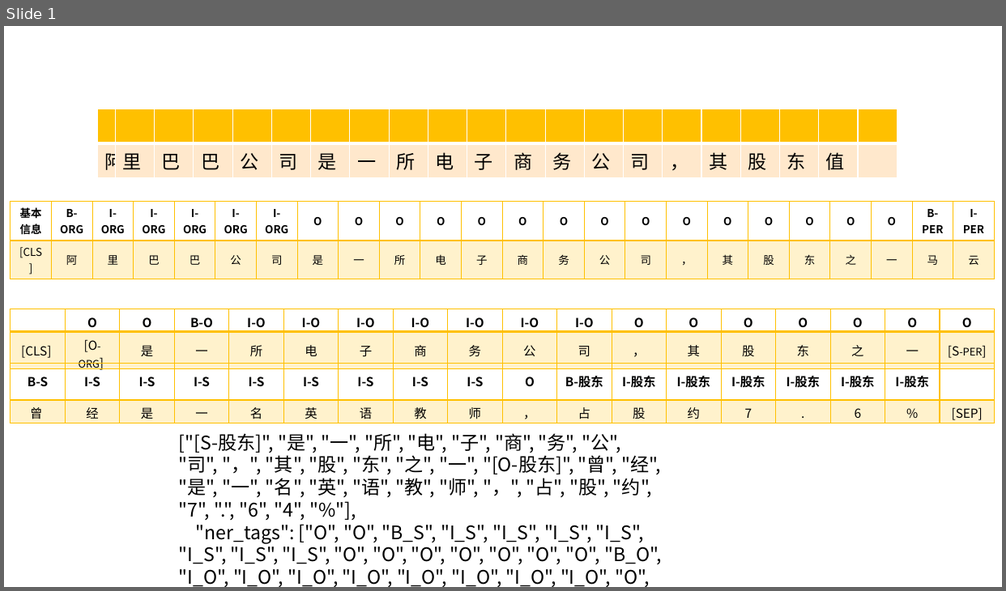
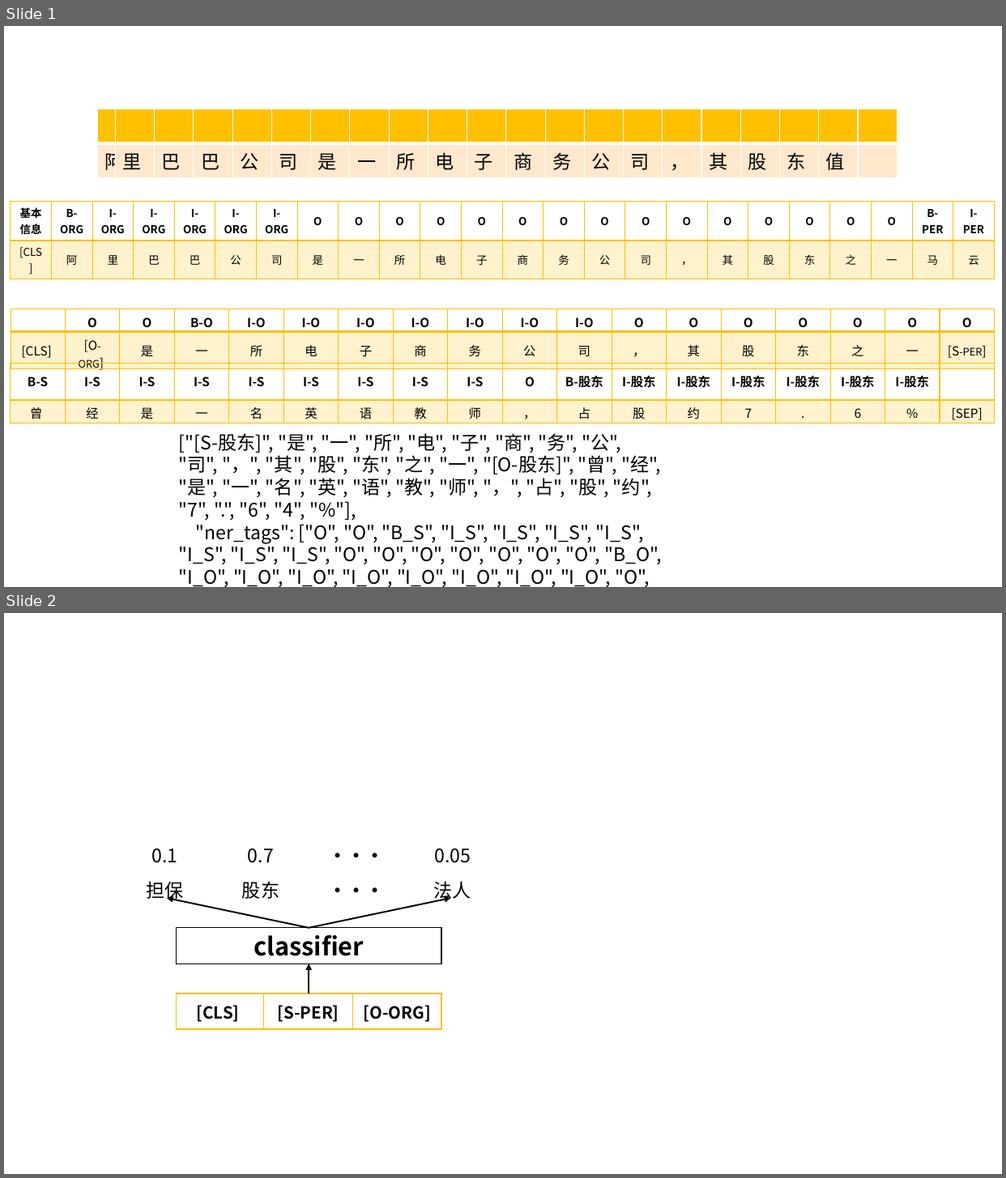
Before and after one commit to hyc2026/hyc2026.github.io, a slide deck: docs/sxbg/新建 Microsoft PowerPoint 演示文稿.pptx. Shown one above the other, each under a label of ours: slide 1 before the commit, slides 1 and 2 after it. The pictures are 1006x591 and 1006x1178 pixels, drawn with LibreOffice and Linux fonts; fonts in the diff are those of the drawing. Boxes give left, top, right and bottom in pixels: in the first picture for what was removed or moved away, otherwise in the second. Text is boxed around its words. In the diff, an @@ line names an element or a change of style, - is before the commit and + after.

```diff
--- a/docs/sxbg/新建 Microsoft PowerPoint 演示文稿.pptx
+++ b/docs/sxbg/新建 Microsoft PowerPoint 演示文稿.pptx
@@ slide 2 added at (4, 613, 1002, 1174), background #FFFFFF @@
@@ table added at (117, 837, 501, 905), 2 rows, 4 columns @@
+0.1 | 0.7 | ··· | 0.05
+担保 | 股东 | ··· | 法人
@@ arrow added from (309, 928) to (167, 898), #000000 1.5 pt @@
@@ arrow added from (309, 928) to (451, 898), #000000 1.5 pt @@
@@ rectangle added at (177, 928, 442, 964), outline #000000 1 pt, 24 pt, text #000000, bold @@
+classifier
@@ arrow added from (309, 994) to (309, 964), #000000 1.5 pt @@
@@ table added at (177, 994, 442, 1030), 1 rows, 3 columns @@
+[CLS] | [S-PER] | [O-ORG]
```
Also in this commit, not shown: 1 other slide added, 10 other files.
